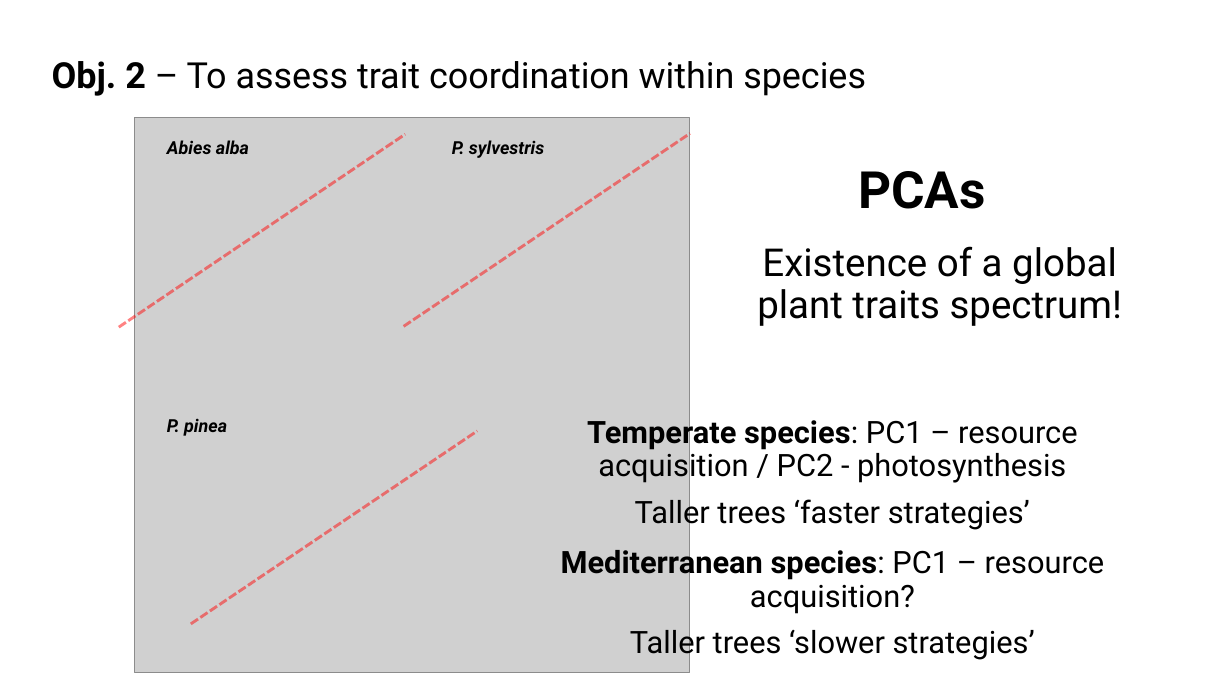
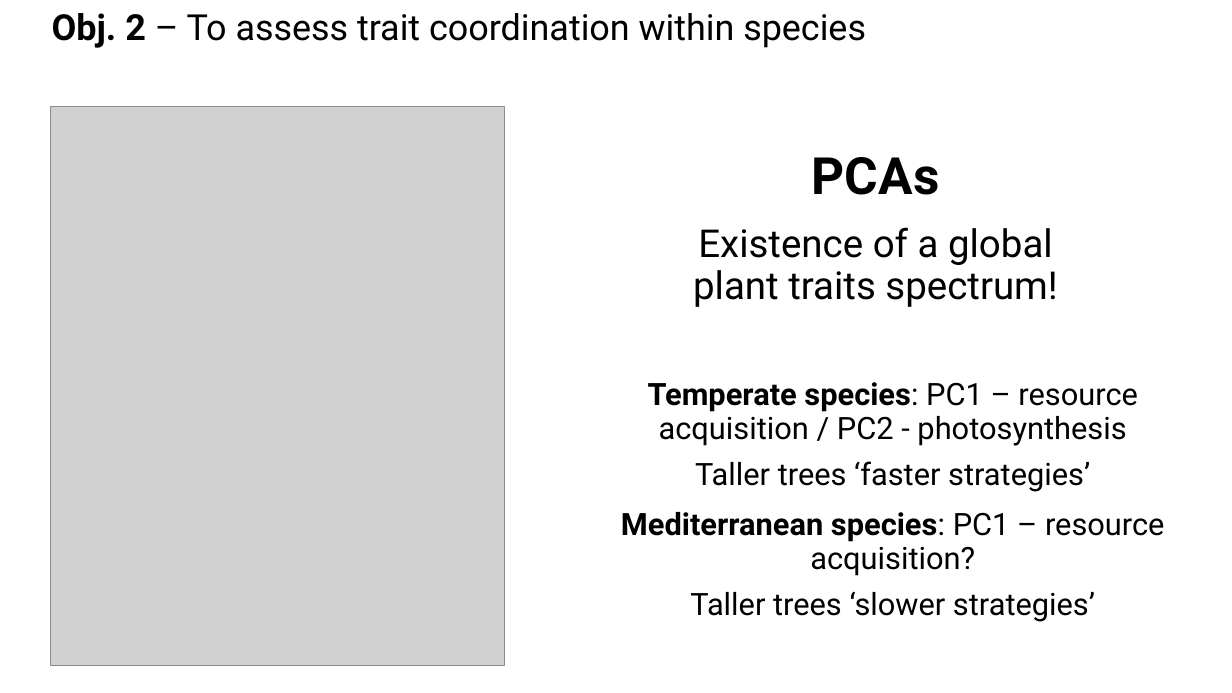
Before and after one commit to cris-fernandez/Tesis_Individuo, a slide deck: slide 10 of 06_ppts/Chapter2_variable_selection.pptx (slide 9 before the commit). Drawn at 1232x693 pixels with LibreOffice and Linux fonts; fonts in the diff are those of the drawing; grey boxes stand for pictures. Boxes give left, top, right and bottom in pixels: in the first picture for what was removed or moved away, otherwise in the second. Text is boxed around its words. In the diff, an @@ line names an element or a change of style, - is before the commit and + after.

```diff
--- a/06_ppts/Chapter2_variable_selection.pptx
+++ b/06_ppts/Chapter2_variable_selection.pptx
@@ title "Obj. 2 – To assess ...": place and size @@
-title "Obj. 2 – To assess ..." at [52,61,866,96]
+title "Obj. 2 – To assess ..." at [52,13,866,48]
@@ picture: place and size @@
-picture at [135,117,690,673]
+picture at [51,107,505,666]
@@ line removed from (119, 327) to (406, 134) @@
@@ text removed at [167,140,249,154] @@
-Abies alba
@@ line removed from (404, 326) to (690, 133) @@
@@ text removed at [452,140,544,158] @@
-P. sylvestris
@@ text "PCAs": place and size @@
-text "PCAs" at [858,171,986,209]
+text "PCAs" at [812,157,940,195]
@@ text "Existence of a global plant ...": place and size @@
-text "Existence of a global plant ..." at [757,246,1122,326]
+text "Existence of a global plant ..." at [693,227,1057,307]
@@ text "Temperate species: PC1 – resource ..." rewrapped from [587,415,1078,531] to [648,382,1138,492] @@
@@ text removed at [167,418,227,436] @@
-P. pinea
@@ line removed from (191, 624) to (477, 431) @@
@@ text "Mediterranean species: PC1 – resource ..." rewrapped from [561,546,1105,661] to [621,512,1165,622] @@
```
Also in this commit, not shown: 12 other slides changed, 1 slide added, 3 other files.
